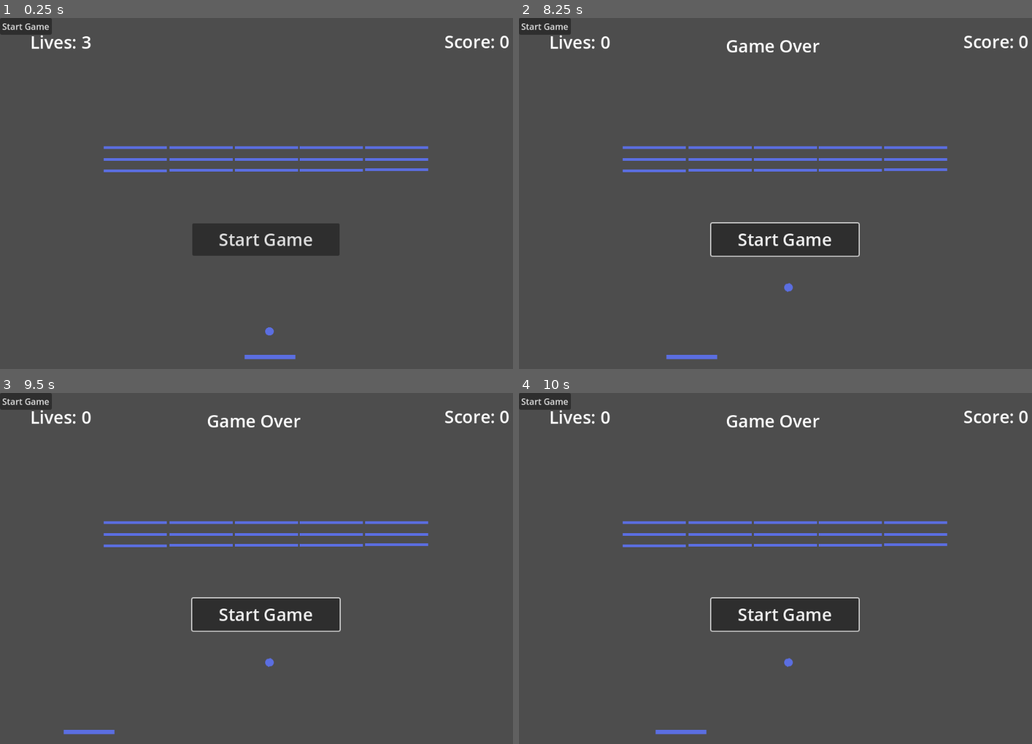
Above: before the commit, frames 1-4 (two rows, left to right).
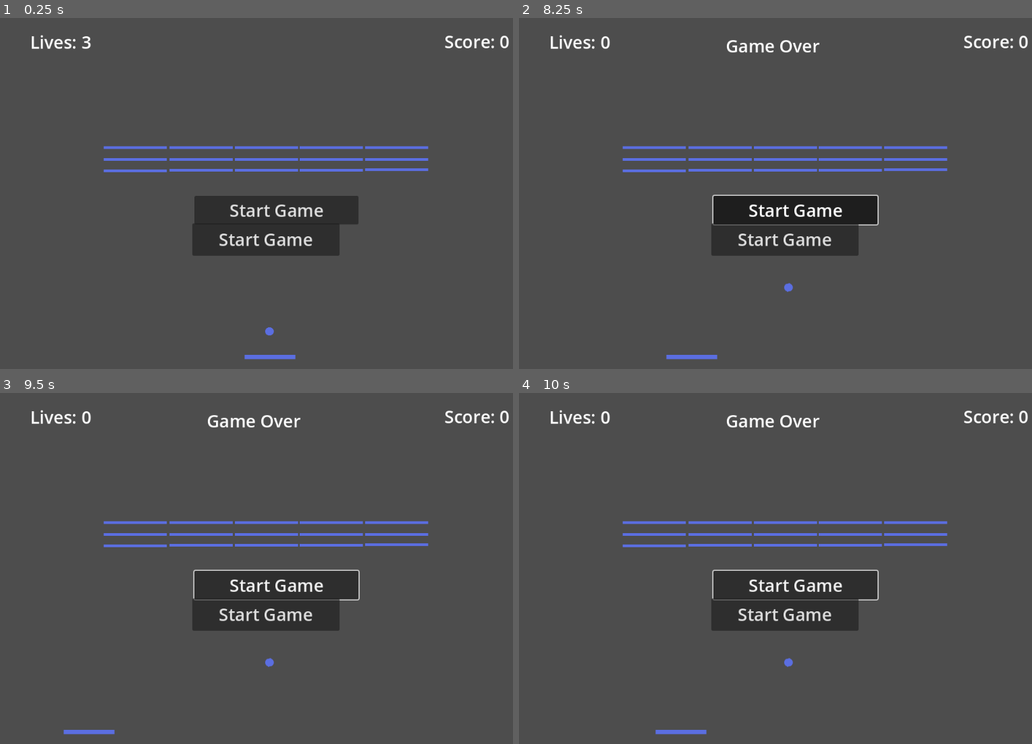
Above: after the commit, the same moments.

Repository: Dripcoding/godot-breakout2d
Game: Godot game, scene res://scenes/main.tscn
Two runs of this game, one before a commit and one after it. Both use one fixed random seed, a clock stepped at 60 frames per second and the inputs below.
Inputs (mouse positions are in pixels of both pictures, inside the frame that each line leads up to):
- Up to frame 1 (0.25 s): no input
- Up to frame 2 (8.25 s): click "Start Game" at 0.5 s; click "Start Game" at 1.25 s; click "Start Game" at 2 s; click "Start Game" at 2.75 s; tap Enter at 3.5, 6.5 s; move the mouse to (908, 193) at 3.52 s; hold Right (move_right) 3.53-4.25 s; tap R (resume) at 3.6, 6.6 s; click (908, 193) at 3.67 s; drag from (683, 232) to (outside the picture) at 4.27 s; tap Space at 5, 8 s; move the mouse to (842, 126) at 5.02 s; hold Right (move_right) 5.03-5.75 s; tap Alt at 5.1, 8.1 s; drag from (760, 288) to (626, 154) at 5.77 s; move the mouse to (949, 270) at 6.52 s; hold Left (move_left) 6.53-7.25 s; drag from (626, 154) to (outside the picture) at 7.27 s; move the mouse to (816, 211) at 8.02 s; hold Left (move_left) from 8.03 s (still down); click (816, 211) at 8.17 s
- Up to frame 3 (9.5 s): release Left (move_left) at 8.75 s; drag from (189, 491) to (164, 607) at 8.77 s
- Up to frame 4 (10 s): tap Enter at 9.5 s; move the mouse to (908, 568) at 9.52 s; hold Right (move_right) from 9.53 s (still down); tap R (resume) at 9.6 s

The runs differ from the first frame. In frame 1, 2.9% of the frame differs, in the area x 0-70%, y 0-59%; in frame 2, 3.3%; in frame 3, 3.3%, in the area x 0-71%, y 0-69%; in frame 4, 3.3%.

Commit message:
hud refactor game over logic

Diff:
--- a/code/hud.gd
+++ b/code/hud.gd
@@ -2,6 +2,7 @@
 
 
 signal game_over
+signal game_start
 
 
 @export var player_lives: int = 3
@@ -27,7 +28,7 @@
 		game_over.emit()
 
 
-func _on_game_over_signal_received() -> void:
+func on_game_over() -> void:
 	$GameOverLabel.show()
 	$ScoreLabel.text = 'Score: 0'
 
--- a/scenes/hud.tscn
+++ b/scenes/hud.tscn
@@ -27,8 +27,19 @@
 
 [node name="StartGameBtn" type="Button" parent="."]
 unique_name_in_owner = true
-offset_right = 8.0
-offset_bottom = 8.0
+anchors_preset = -1
+anchor_left = 0.144
+anchor_top = 0.463889
+anchor_right = 0.448
+anchor_bottom = 0.5375
+offset_left = 216.0
+offset_top = -4.0
+offset_right = 216.0
+offset_bottom = -4.00003
+grow_horizontal = 2
+grow_vertical = 2
+size_flags_vertical = 4
+theme_override_font_sizes/font_size = 32
 text = "Start Game"
 
 [node name="GameOverLabel" type="Label" parent="."]
@@ -41,5 +52,3 @@
 theme_override_font_sizes/font_size = 32
 text = "Game Over"
 horizontal_alignment = 1
-
-[connection signal="game_over" from="." to="." method="_on_game_over_signal_received"]
